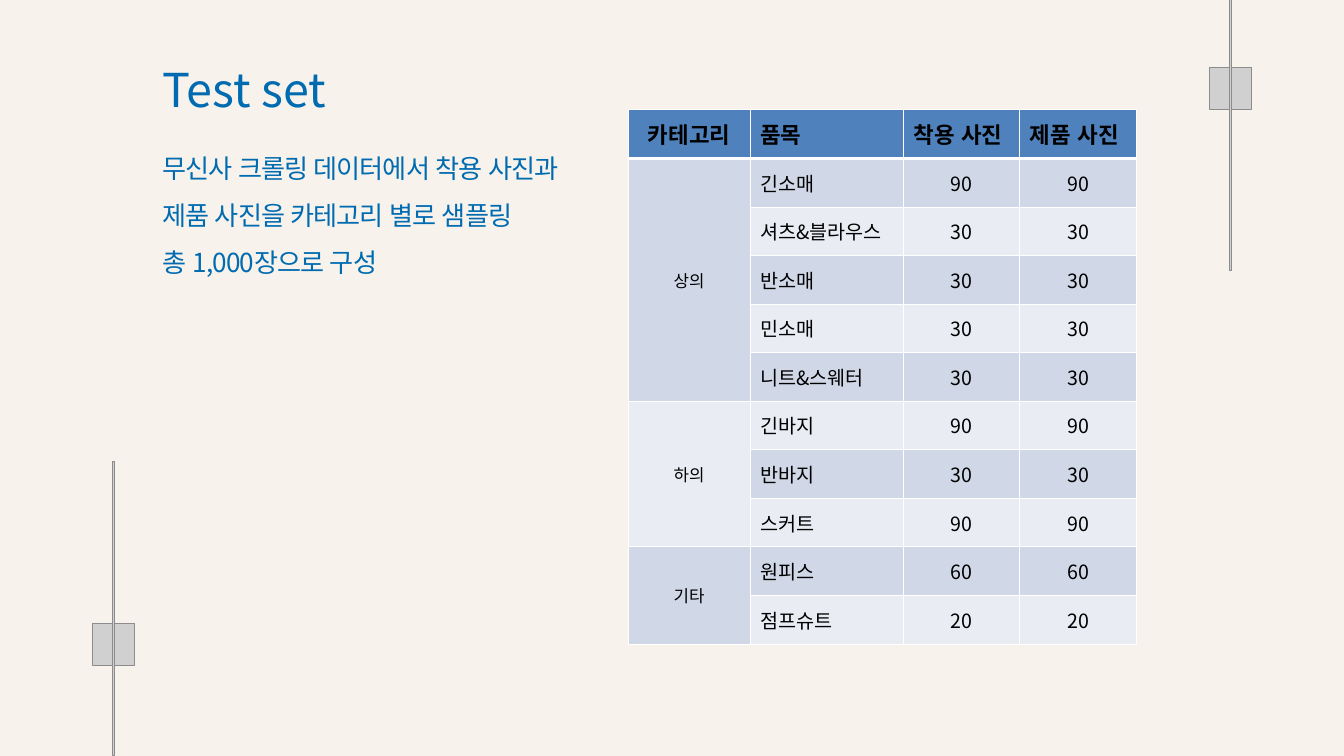
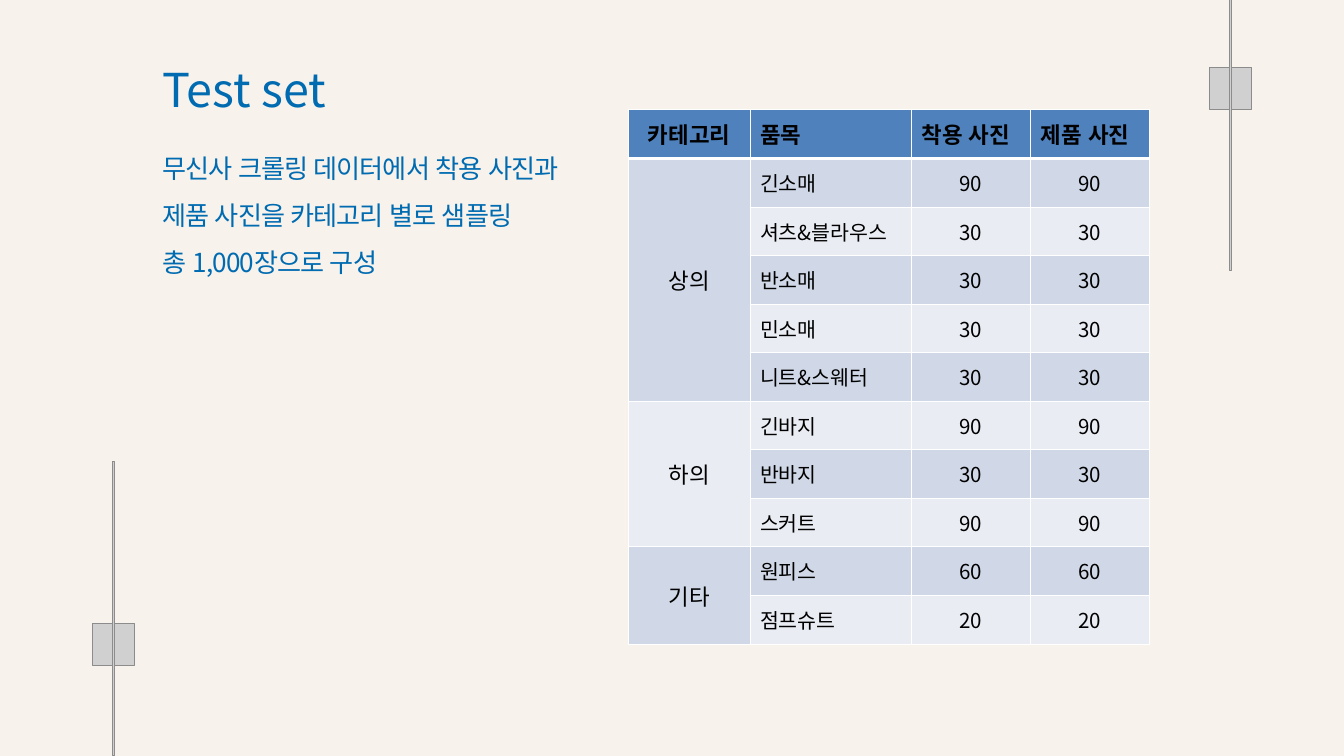
Before and after one commit to Playdata-G-DA35/DA35-final-team2-Item_Classification_RPA, a slide deck: slide 17 of documents/Clothes Detection 모델 결과 보고서.pptx. Drawn at 1344x756 pixels with LibreOffice and Linux fonts; fonts in the diff are those of the drawing; grey boxes stand for pictures; background and template pictures are left out. Boxes give left, top, right and bottom in pixels: in the first picture for what was removed or moved away, otherwise in the second. Text is boxed around its words. In the diff, an @@ line names an element or a change of style, - is before the commit and + after.

```diff
--- a/documents/Clothes Detection 모델 결과 보고서.pptx
+++ b/documents/Clothes Detection 모델 결과 보고서.pptx
@@ table at (x1=628, y1=110, x2=1149, y2=644) @@
@@ size 18 to 24 pt in "상의", "하의", "기타" @@
@@ size 21 to 22 pt in "긴소매", "90", "90", "셔츠&블라우스" and 26 more places @@
@@ table resized from (x1=628, y1=110, x2=1136, y2=644) to (x1=628, y1=110, x2=1149, y2=644) @@
```
Also in this commit, not shown: 5 other slides changed, 2 other files.
